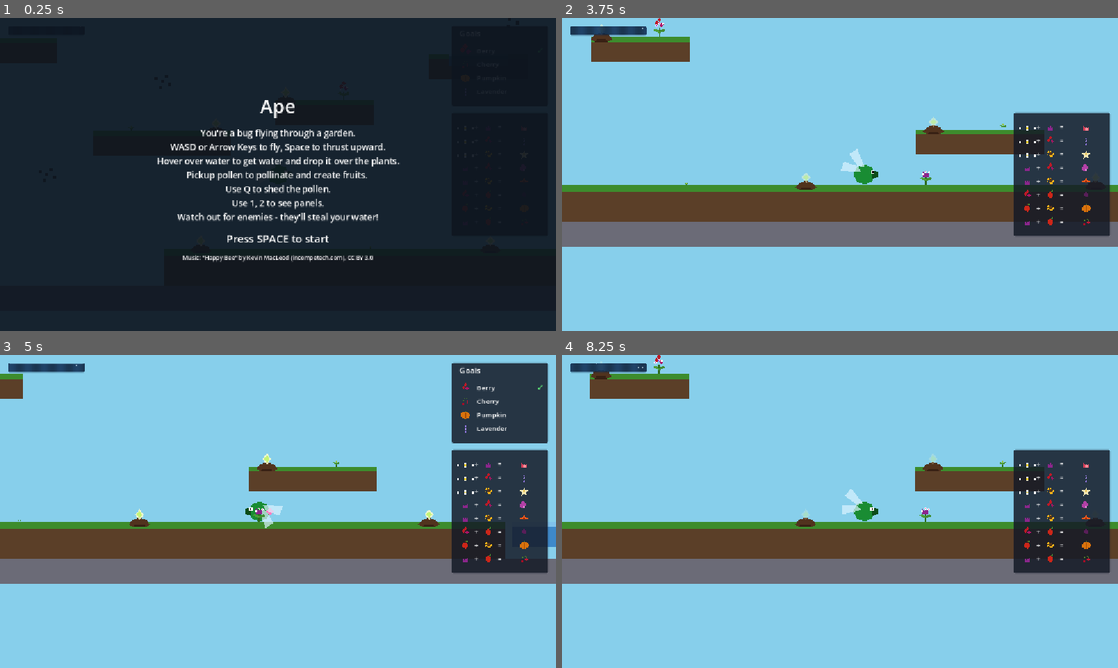
Above: before the commit, frames 1-4 (two rows, left to right).
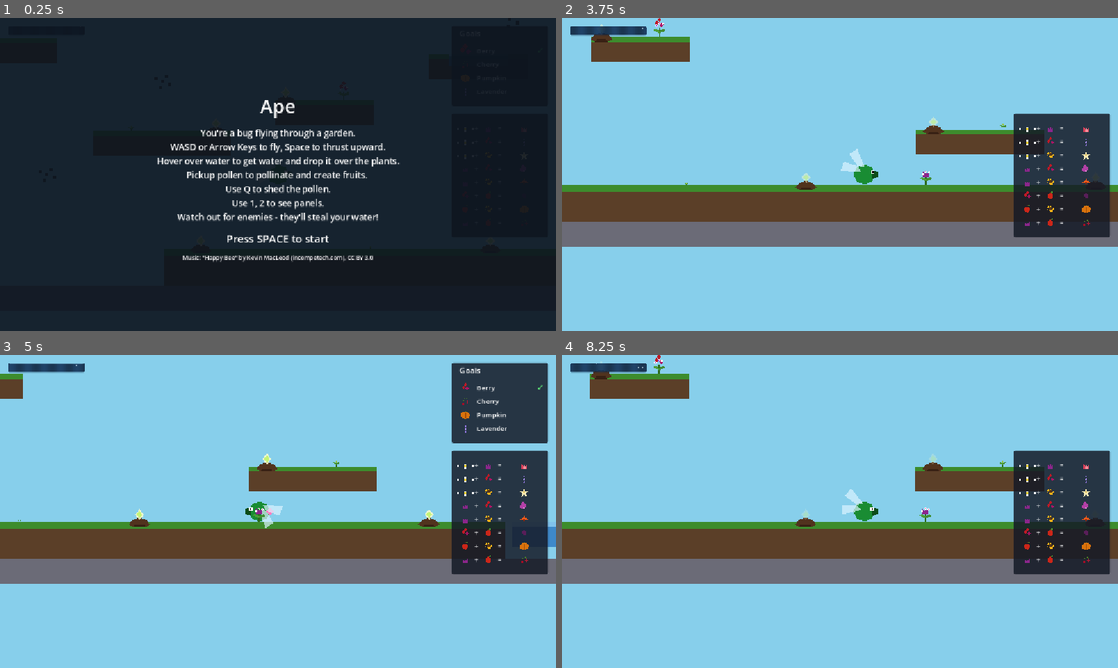
Above: after the commit, the same moments.

Repository: AntonioDrusin/ape
Game: Godot game, scene res://scenes/main.tscn
The game is run twice, just before and just after one commit, with the same random seed, the same clock (stepped at 60 frames per second) and the same inputs.
Inputs:
- Up to frame 1 (0.25 s): no input
- Up to frame 2 (3.75 s): tap Space at 0.5 s; hold D (move_right) 0.53-2.03 s; tap Q (shed_pollen) at 0.6, 2.85 s; tap Enter (ui_accept) at 0.77, 1.07, 1.52, 1.82, 3.02, 3.32 s; tap 1 (toggle_combo_chart) at 1.35 s; hold A (move_left) 2.03-2.78 s; hold 2 (toggle_goal_panel) 2.03-2.78 s; hold D (move_right) from 2.78 s (still down); hold 1 (toggle_combo_chart) from 3.53 s (still down)
- Up to frame 3 (5 s): tap Enter (ui_accept) at 3.77, 4.07, 4.52, 4.82 s; release D (move_right) at 4.28 s; release 1 (toggle_combo_chart) at 4.28 s; hold A (move_left) from 4.28 s (still down); tap 2 (toggle_goal_panel) at 4.35 s
- Up to frame 4 (8.25 s): release A (move_left) at 5.03 s; hold D (move_right) 5.03-5.78 s; tap Q (shed_pollen) at 5.1, 7.35 s; hold A (move_left) 5.78-7.28 s; tap 1 (toggle_combo_chart) at 5.85 s; tap Enter (ui_accept) at 6.02, 6.32, 6.77, 7.07, 7.52, 7.82 s; hold 2 (toggle_goal_panel) 6.53-7.28 s; hold D (move_right) from 7.28 s (still down); hold 1 (toggle_combo_chart) from 8.03 s (still down)

The runs differ from the first frame. In frame 2, 0.5% of the frame differs, in the area x 81-99%, y 30-70%; in frame 3, 0.5%; in frame 4, 0.5%.

Commit message:
move to gameplay

Diff:
--- a/ape/godot/data/player_tuning.tres
+++ b/ape/godot/data/player_tuning.tres
@@ -11,3 +11,4 @@
 water_fill_time = 3.0
 water_rest_height = 7.0
 water_drain_time = 4.0
+seed_carry_speed_multiplier = 0.9
--- a/ape/godot/scenes/hud.tscn
+++ b/ape/godot/scenes/hud.tscn
@@ -73,15 +73,13 @@
 
 [node name="ComboChart" type="Panel" parent="."]
 layout_mode = 1
-anchors_preset = 6
+anchors_preset = 1
 anchor_left = 1.0
 anchor_right = 1.0
-anchor_top = 0.5
-anchor_bottom = 0.5
 offset_left = -216.0
-offset_top = -128.0
+offset_top = 198.0
 offset_right = -16.0
-offset_bottom = 128.0
+offset_bottom = 454.0
 grow_horizontal = 0
 theme_override_styles/panel = SubResource("StyleBoxFlat_chart_bg")
 script = ExtResource("3")
--- a/ape/godot/scripts/gameplay_tuning.gd
+++ b/ape/godot/scripts/gameplay_tuning.gd
@@ -16,3 +16,9 @@
 @export var water_fill_time: float = 4.0
 @export var water_rest_height: float = 7.0
 @export var water_drain_time: float = 2.0
+
+## Multiplies max_speed while carrying a seed, for a slight "heaviness" cue
+## (REQUIREMENTS.md fit-and-finish). Set to 1.0 to disable if it frustrates
+## more than it adds.
+@export_group("Seed carrying")
+@export_range(0.5, 1.0) var seed_carry_speed_multiplier: float = 0.9
--- a/ape/godot/scripts/player.gd
+++ b/ape/godot/scripts/player.gd
@@ -31,6 +31,7 @@
 const INPUT_DEADZONE := 0.1
 const SFX_LOOP_VOLUME_DB := -1.0
 const SFX_FADE_SPEED := 6.0
+const CARRY_POP_DURATION := 0.18
 
 var water_level: float = 0.0
 var facing_x: float = 1.0
@@ -51,7 +52,10 @@
 	# Proportional drag (not a fixed friction constant) gives the floaty,
 	# bug-like feel rather than instant stop/start.
 	velocity -= velocity * tuning.air_drag * delta
-	velocity = velocity.limit_length(tuning.max_speed)
+	# Carrying a seed adds a slight heaviness (REQUIREMENTS.md fit-and-finish);
+	# tune seed_carry_speed_multiplier to 1.0 in player_tuning.tres to cut it.
+	var speed_limit := tuning.max_speed * (tuning.seed_carry_speed_multiplier if has_seed else 1.0)
+	velocity = velocity.limit_length(speed_limit)
 
 	move_and_slide()
 
@@ -176,6 +180,7 @@
 	pollen_blob.visible = has_pollen
 	if has_pollen:
 		pollen_blob.color = PlantData.pollen_color(pollen_type)
+		_play_carry_pop(pollen_blob)
 	pollen_changed.emit(has_pollen, pollen_type)
 
 
@@ -208,7 +213,18 @@
 	seed_carry.visible = has_seed
 	if has_seed:
 		seed_carry.color = PlantData.seed_color(seed_type)
+		_play_carry_pop(seed_carry)
 	seed_changed.emit(has_seed, seed_type)
+
+
+## Scale-pops a carry indicator in from zero, shared by pollen pickup and seed
+## pickup so both cues appear with the same brief "nothing snaps" beat rather
+## than an instant visibility flip.
+func _play_carry_pop(node: Node2D) -> void:
+	node.scale = Vector2.ZERO
+	var tween: Tween = create_tween()
+	tween.tween_property(node, "scale", Vector2.ONE, CARRY_POP_DURATION) \
+		.set_trans(Tween.TRANS_BACK).set_ease(Tween.EASE_OUT)
 
 
 ## Fired by Main when a goal plant reaches full bloom (Step 6): a big multi-
--- a/ape/godot/scripts/win_overlay.gd
+++ b/ape/godot/scripts/win_overlay.gd
@@ -5,11 +5,14 @@
 ## play its particles/sound, the same reason intro_screen.gd sets it.
 
 @onready var play_again_button: Button = $VBoxContainer/PlayAgainButton
+@onready var vbox: VBoxContainer = $VBoxContainer
 # CelebrationAnchor is a zero-size Control anchored dead-center purely so
 # this CPUParticles2D gets a screen-center origin (a Node2D can't have
 # anchors of its own).
 @onready var celebration: CPUParticles2D = $CelebrationAnchor/Celebration
 @onready var win_sound: AudioStreamPlayer = $WinSound
+
+const APPEAR_DURATION := 0.3
 
 
 func _ready() -> void:
@@ -17,6 +20,21 @@
 	play_again_button.pressed.connect(_on_play_again_pressed)
 	celebration.emitting = true
 	win_sound.play()
+	_play_appear(vbox)
+
+
+## Fades and scale-pops the win text/button in rather than having them appear
+## instantly alongside the particle burst ("nothing snaps", REQUIREMENTS.md).
+func _play_appear(node: Control) -> void:
+	node.modulate.a = 0.0
+	node.pivot_offset = node.size * 0.5
+	node.scale = Vector2.ONE * 0.85
+	var tween: Tween = create_tween()
+	tween.set_parallel(true)
+	tween.tween_property(node, "modulate:a", 1.0, APPEAR_DURATION) \
+		.set_trans(Tween.TRANS_SINE).set_ease(Tween.EASE_OUT)
+	tween.tween_property(node, "scale", Vector2.ONE, APPEAR_DURATION) \
+		.set_trans(Tween.TRANS_BACK).set_ease(Tween.EASE_OUT)
 
 
 func _on_play_again_pressed() -> void:
Not shown, removed: .godot-game.pid
Not shown, changed: ape/godot/ARCHITECTURE.md
Not shown, changed: ape/godot/CLAUDE.md
Not shown, added: ape/godot/GAMEPLAY.md
Not shown, removed: ape/godot/REQUIREMENTS.md
